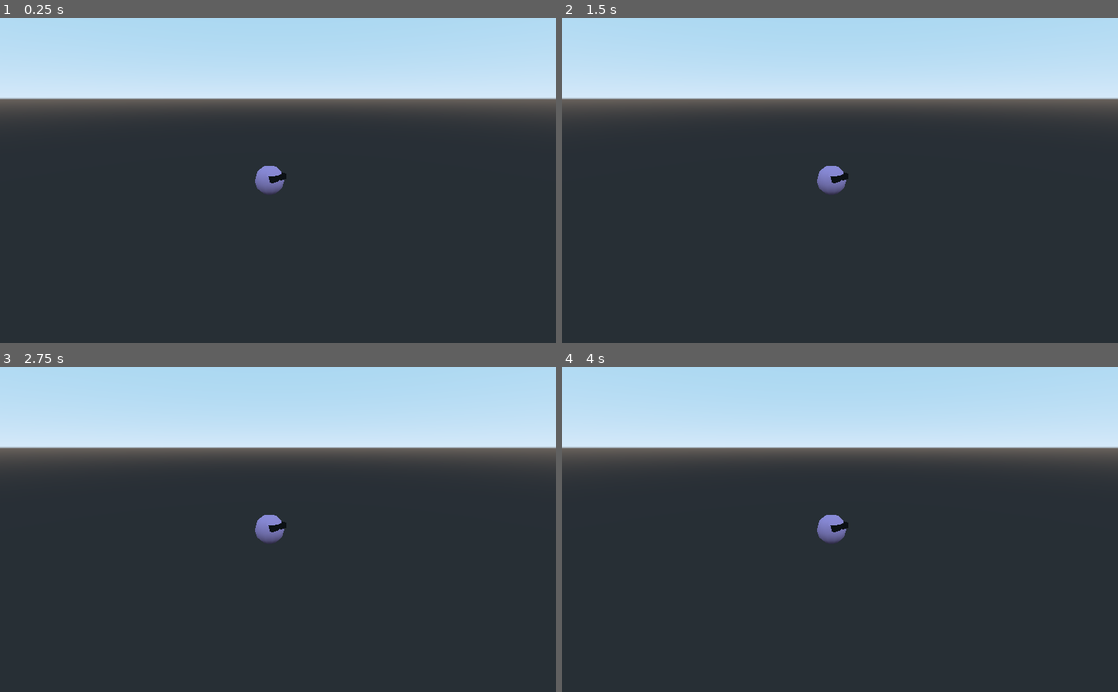
Above: before the commit, frames 1-4 (two rows, left to right).
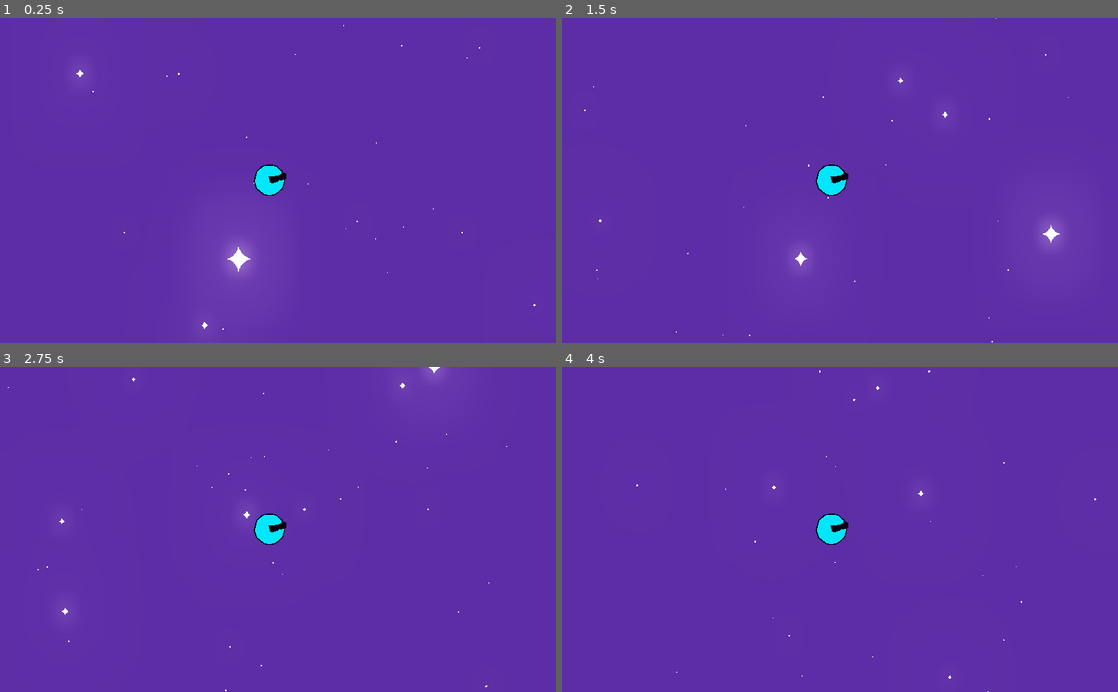
Above: after the commit, the same moments.

Repository: Colton-O/Meteor
Game: Godot game, scene res://level_01.tscn
Two runs of this game, one before a commit and one after it. Both use one fixed random seed, a clock stepped at 60 frames per second and the inputs below.
Inputs:
- Up to frame 1 (0.25 s): no input
- Up to frame 2 (1.5 s): no input
- Up to frame 3 (2.75 s): no input
- Up to frame 4 (4 s): tap Enter at 3.5 s

The runs differ from the first frame. In frame 1, 100% of the frame differs, in the area x 0-100%, y 0-100%; in frame 2, 100%; in frame 3, 100%; in frame 4, 100%.

Commit message:
just so many things

Diff:
--- a/Meteor_game/Char_Control.gd
+++ /dev/null
@@ -1,26 +0,0 @@
-extends KinematicBody
-
-
-# Declare member variables here. Examples:
-var speed = 0
-var acceleration = 1
-var velocity : Vector3 = Vector3(0,0,0)
-var decelrate = 1
-var direction
-
-
-# Called when the node enters the scene tree for the first time.
-func _ready():
-	pass # Replace with function body.
-	direction = Vector3.FORWARD
-
-func _physics_process(delta):
-	acceleration = Input.get_action_strength("acel") - Input.get_action_strength("decel")
-	if acceleration != 0:
-		speed = 10 * acceleration
-	else:
-		speed = lerp(speed, 0, delta * decelrate)
-
-
-	velocity = direction * speed
-	velocity = move_and_slide(velocity, Vector3.UP)
--- /dev/null
+++ b/Meteor_game/Meteaor/Char_Control.gd
@@ -0,0 +1,58 @@
+extends KinematicBody
+
+
+# Declare member variables here. Examples:
+var speed = 0
+var max_speed = 20
+var acceleration = .25
+var velocity : Vector3 = Vector3(0,0,0)
+var decelration = .1
+var direction
+var dead
+var i_acel
+var d_time
+
+# Called when the node enters the scene tree for the first time.
+func _ready():
+	pass # Replace with function body.
+	direction = Vector3.FORWARD
+	d_time = 0
+
+func _process(delta):
+	if dead:
+		d_time += delta
+		if d_time > .75:
+			get_tree().reload_current_scene()
+
+func _physics_process(delta):
+	# Get inputs
+	if !dead:
+		i_acel = Input.get_action_strength("acel") - Input.get_action_strength("decel")
+	else:
+		i_acel = 0
+	# accelerate meteor
+	if i_acel > 0:
+		speed += acceleration * i_acel
+	elif i_acel < 0:
+		speed += decelration * i_acel
+	if speed < 0:
+		speed = 0
+	if speed > max_speed:
+		speed = max_speed
+	# set direction
+	velocity = direction * speed * delta
+
+
+	# detect collision
+	if move_and_collide(velocity):
+		explode()
+
+
+
+func explode():
+	var explosion = load("res://vfx/Explosion.tscn")
+	var e = explosion.instance()
+	e.global_transform = self.global_transform
+	get_node("/root/Spatial").add_child(e)
+	speed = 0
+	dead = true
--- /dev/null
+++ b/Meteor_game/Meteaor/M_Meteor.tres
@@ -0,0 +1,21 @@
+[gd_resource type="SpatialMaterial" load_steps=2 format=2]
+
+[sub_resource type="SpatialMaterial" id=2]
+params_cull_mode = 1
+params_grow = true
+params_grow_amount = 0.075
+albedo_color = Color( 0, 0, 0, 1 )
+
+[resource]
+next_pass = SubResource( 2 )
+params_diffuse_mode = 4
+params_line_width = 0.1
+albedo_color = Color( 0, 0, 0, 1 )
+emission_enabled = true
+emission = Color( 0, 0.905882, 1, 1 )
+emission_energy = 1.0
+emission_operator = 0
+emission_on_uv2 = false
+rim_enabled = true
+rim = 1.0
+rim_tint = 1.0
--- a/Meteor_game/Meteor.tscn
+++ b/Meteor_game/Meteaor/Meteor.tscn
@@ -1,13 +1,8 @@
 [gd_scene load_steps=6 format=2]
 
-[ext_resource path="res://Char_Control.gd" type="Script" id=1]
-[ext_resource path="res://Cam_control.gd" type="Script" id=2]
-
-[sub_resource type="SpatialMaterial" id=2]
-albedo_color = Color( 0.831373, 0.662745, 0.917647, 1 )
-rim_enabled = true
-rim = 0.22
-rim_tint = 0.33
+[ext_resource path="res://Meteaor/Char_Control.gd" type="Script" id=1]
+[ext_resource path="res://Meteaor/Cam_control.gd" type="Script" id=2]
+[ext_resource path="res://Meteaor/M_Meteor.tres" type="Material" id=3]
 
 [sub_resource type="SpatialMaterial" id=3]
 albedo_color = Color( 0, 0, 0, 1 )
@@ -20,7 +15,7 @@
 script = ExtResource( 1 )
 
 [node name="CSGSphere" type="CSGSphere" parent="meteor"]
-material = SubResource( 2 )
+material = ExtResource( 3 )
 
 [node name="CSGBox" type="CSGBox" parent="meteor/CSGSphere"]
 transform = Transform( 1, 0, 0, 0, 1, 0, 0, 0, 1, -0.00560796, 0.347045, -0.670768 )
--- a/Meteor_game/Planet.tscn
+++ /dev/null
@@ -1,9 +0,0 @@
-[gd_scene load_steps=2 format=2]
-
-[ext_resource path="res://Gravity_Well.gd" type="Script" id=1]
-
-[node name="Planet" type="Spatial"]
-transform = Transform( 3, 0, 0, 0, 3, 0, 0, 0, 3, 0, 0, 0 )
-script = ExtResource( 1 )
-
-[node name="CSGSphere" type="CSGSphere" parent="."]
--- a/Meteor_game/Gravity_Well.gd
+++ b/Meteor_game/Planet/Gravity_Well.gd
@@ -21,6 +21,6 @@
 
 
 	if dist < 10:
-		gravity = .01
+		gravity = .006
 	else:
 		gravity = 0
--- /dev/null
+++ b/Meteor_game/Planet/M_Planet.tres
@@ -0,0 +1,21 @@
+[gd_resource type="SpatialMaterial" load_steps=2 format=2]
+
+[sub_resource type="SpatialMaterial" id=2]
+params_cull_mode = 1
+params_grow = true
+params_grow_amount = 0.075
+albedo_color = Color( 0, 0, 0, 1 )
+
+[resource]
+next_pass = SubResource( 2 )
+params_diffuse_mode = 4
+params_line_width = 0.1
+albedo_color = Color( 0, 0, 0, 1 )
+emission_enabled = true
+emission = Color( 0, 0.203922, 1, 1 )
+emission_energy = 1.0
+emission_operator = 0
+emission_on_uv2 = false
+rim_enabled = true
+rim = 1.0
+rim_tint = 1.0
--- /dev/null
+++ b/Meteor_game/Planet/Planet.tscn
@@ -0,0 +1,18 @@
+[gd_scene load_steps=4 format=2]
+
+[ext_resource path="res://Planet/Gravity_Well.gd" type="Script" id=1]
+[ext_resource path="res://Planet/M_Planet.tres" type="Material" id=2]
+
+[sub_resource type="SphereShape" id=1]
+
+[node name="Planet" type="Spatial"]
+transform = Transform( 3, 0, 0, 0, 3, 0, 0, 0, 3, 0, 0, 0 )
+script = ExtResource( 1 )
+
+[node name="KinematicBody" type="KinematicBody" parent="."]
+
+[node name="CollisionShape" type="CollisionShape" parent="KinematicBody"]
+shape = SubResource( 1 )
+
+[node name="CSGSphere" type="CSGSphere" parent="."]
+material = ExtResource( 2 )
--- a/Meteor_game/level_01.tscn
+++ b/Meteor_game/level_01.tscn
@@ -1,7 +1,46 @@
-[gd_scene load_steps=3 format=2]
+[gd_scene load_steps=11 format=2]
 
-[ext_resource path="res://Meteor.tscn" type="PackedScene" id=1]
-[ext_resource path="res://Planet.tscn" type="PackedScene" id=2]
+[ext_resource path="res://Meteaor/Meteor.tscn" type="PackedScene" id=1]
+[ext_resource path="res://Planet/Planet.tscn" type="PackedScene" id=2]
+[ext_resource path="res://vfx/Sparkle.png" type="Texture" id=3]
+
+[sub_resource type="Environment" id=1]
+background_mode = 1
+background_color = Color( 0.364706, 0.180392, 0.654902, 1 )
+glow_enabled = true
+
+[sub_resource type="Curve" id=6]
+_data = [ Vector2( 0, 0 ), 0.0, 0.0, 0, 0, Vector2( 0.521739, 0.998153 ), 0.0, 0.0, 0, 0, Vector2( 1, 0 ), 0.0, 0.0, 0, 0 ]
+
+[sub_resource type="CurveTexture" id=7]
+curve = SubResource( 6 )
+
+[sub_resource type="ParticlesMaterial" id=3]
+emission_shape = 2
+emission_box_extents = Vector3( 100, 100, 100 )
+gravity = Vector3( 0, 0, 0 )
+scale = 3.0
+scale_random = 1.0
+scale_curve = SubResource( 7 )
+
+[sub_resource type="SpatialMaterial" id=5]
+params_billboard_mode = 3
+params_use_alpha_scissor = true
+params_alpha_scissor_threshold = 0.98
+particles_anim_h_frames = 1
+particles_anim_v_frames = 1
+particles_anim_loop = false
+albedo_texture = ExtResource( 3 )
+emission_enabled = true
+emission = Color( 1, 1, 1, 1 )
+emission_energy = 2.9
+emission_operator = 0
+emission_on_uv2 = false
+
+[sub_resource type="QuadMesh" id=4]
+material = SubResource( 5 )
+
+[sub_resource type="BoxShape" id=8]
 
 [node name="Spatial" type="Spatial"]
 
@@ -9,4 +48,30 @@
 transform = Transform( 1, 0, 0, 0, 1, 0, 0, 0, 1, 0, -0.173007, 0.800085 )
 
 [node name="Planet" parent="." instance=ExtResource( 2 )]
-transform = Transform( 3, 0, 0, 0, 3, 0, 0, 0, 3, 0, -7.84245, -13.7034 )
+transform = Transform( 3, 0, 0, 0, 3, 0, 0, 0, 3, 0, -7.84245, -29.5822 )
+
+[node name="WorldEnvironment" type="WorldEnvironment" parent="."]
+environment = SubResource( 1 )
+
+[node name="Stars" type="Particles" parent="."]
+transform = Transform( 1, 0, 0, 0, 1, 0, 0, 0, 1, 0, 0, -1.38519 )
+amount = 1000
+lifetime = 3.0
+preprocess = 600.0
+randomness = 1.0
+process_material = SubResource( 3 )
+draw_pass_1 = SubResource( 4 )
+
+[node name="death_zone" type="StaticBody" parent="."]
+transform = Transform( 1, 0, 0, 0, 1, 0, 0, 0, 1, 7.76331, 0, 0 )
+
+[node name="CollisionShape" type="CollisionShape" parent="death_zone"]
+transform = Transform( 100, 0, 0, 0, 1, 0, 0, 0, 100, 0, -30.5466, 0 )
+shape = SubResource( 8 )
+
+[node name="death_zone2" type="StaticBody" parent="."]
+transform = Transform( 1, 0, 0, 0, 1, 0, 0, 0, 1, 7.76331, 46.2691, 0 )
+
+[node name="CollisionShape" type="CollisionShape" parent="death_zone2"]
+transform = Transform( 100, 0, 0, 0, 1, 0, 0, 0, 100, 0, -30.5466, 0 )
+shape = SubResource( 8 )
--- /dev/null
+++ b/Meteor_game/vfx/Explosion.gd
@@ -0,0 +1,17 @@
+extends Particles
+
+
+# Declare member variables here. Examples:
+# var a = 2
+# var b = "text"
+
+
+# Called when the node enters the scene tree for the first time.
+func _ready():
+	emitting = true
+	print("bow")
+
+
+# Called every frame. 'delta' is the elapsed time since the previous frame.
+#func _process(delta):
+#	pass
--- /dev/null
+++ b/Meteor_game/vfx/Explosion.tscn
@@ -0,0 +1,46 @@
+[gd_scene load_steps=9 format=2]
+
+[ext_resource path="res://vfx/Explosion.gd" type="Script" id=1]
+
+[sub_resource type="Gradient" id=3]
+colors = PoolColorArray( 0.954508, 0.871234, 0.0708424, 1, 0.943736, 0.288269, 0.0397005, 1 )
+
+[sub_resource type="GradientTexture" id=4]
+gradient = SubResource( 3 )
+
+[sub_resource type="Curve" id=5]
+_data = [ Vector2( 0, 0 ), 0.0, 0.0, 0, 0, Vector2( 0.641304, 1 ), 0.0, 0.0, 0, 0, Vector2( 1, 0 ), 0.0, 0.0, 0, 0 ]
+
+[sub_resource type="CurveTexture" id=6]
+curve = SubResource( 5 )
+
+[sub_resource type="ParticlesMaterial" id=1]
+lifetime_randomness = 0.49
+emission_shape = 1
+emission_sphere_radius = 1.0
+gravity = Vector3( 0, 0, 0 )
+scale = 1.5
+scale_random = 0.66
+scale_curve = SubResource( 6 )
+color_ramp = SubResource( 4 )
+
+[sub_resource type="SpatialMaterial" id=7]
+vertex_color_use_as_albedo = true
+emission_enabled = true
+emission = Color( 1, 0.992157, 0, 1 )
+emission_energy = 7.02
+emission_operator = 0
+emission_on_uv2 = false
+
+[sub_resource type="SphereMesh" id=2]
+material = SubResource( 7 )
+
+[node name="Explosion" type="Particles"]
+emitting = false
+lifetime = 0.61
+one_shot = true
+explosiveness = 1.0
+randomness = 0.63
+process_material = SubResource( 1 )
+draw_pass_1 = SubResource( 2 )
+script = ExtResource( 1 )
--- /dev/null
+++ b/Meteor_game/vfx/a.tscn
@@ -0,0 +1,3 @@
+[gd_scene format=2]
+
+[node name="CSGSphere" type="CSGSphere"]
Renamed: Meteor_game/Cam_control.gd -> Meteor_game/Meteaor/Cam_control.gd
Binary file added: Meteor_game/vfx/Sparkle.png
Not shown, added: Meteor_game/vfx/Sparkle.png.import
Not shown, added: Meteor_game/Planet/Planet.tscn.tmp
